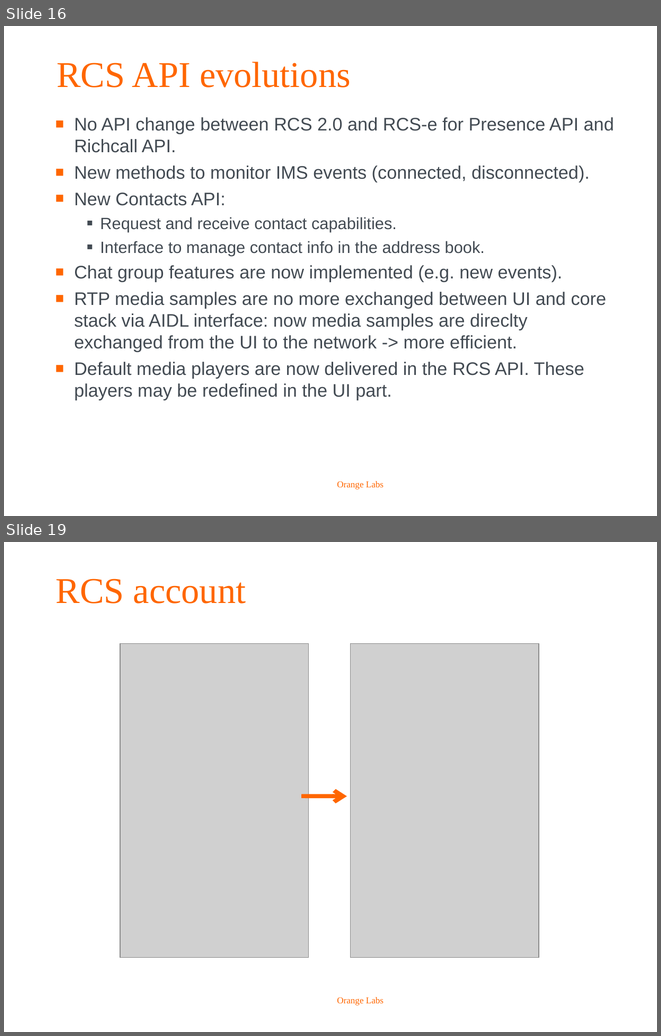
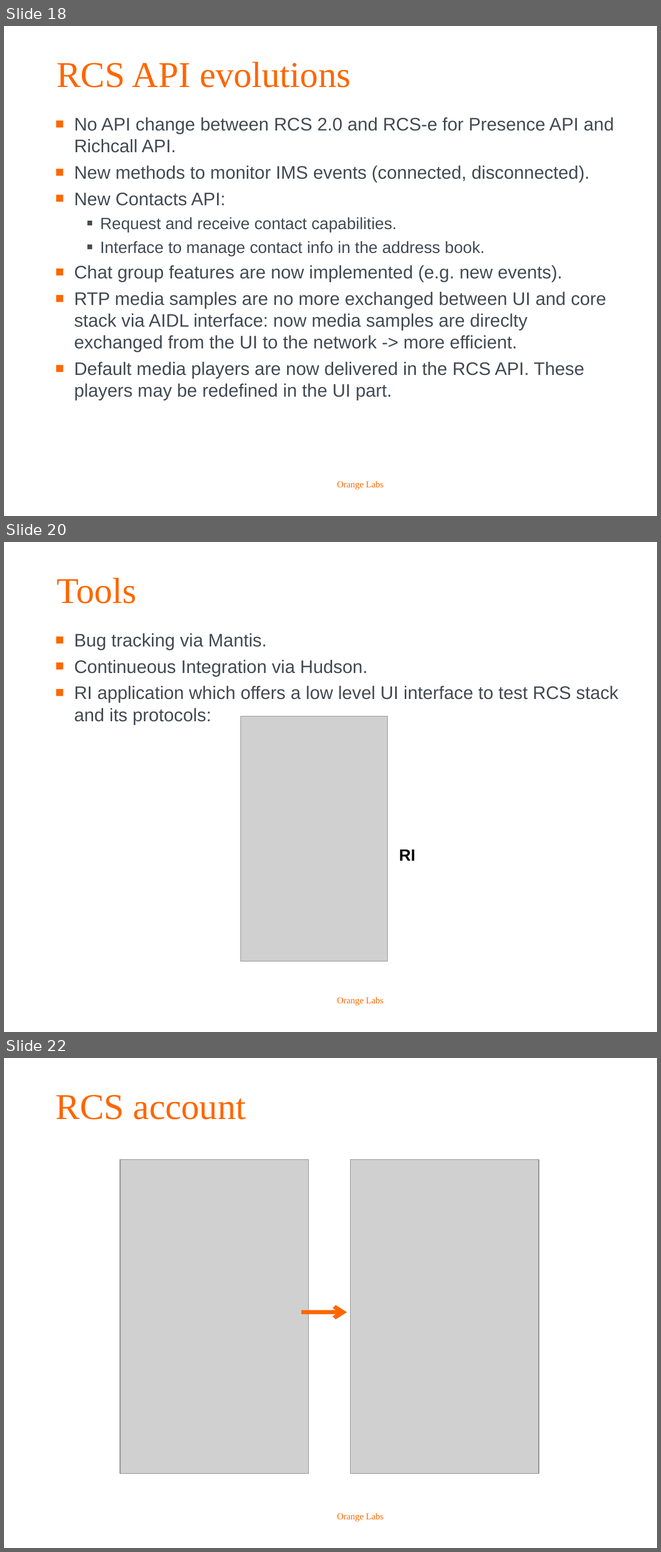
Before and after one commit to biddyweb/android-rcs-ims-stack, a slide deck: doc/roadmap/OrangeLabs_RCS-e_stack_roadmap.ppt. Shown one above the other, each under a label of ours: slides 16 and 19 before the commit, slides 18, 20 and 22 after it; the slides between them are not shown. The pictures are 661x1036 and 661x1552 pixels, drawn with LibreOffice and Linux fonts; fonts in the diff are those of the drawing; grey boxes stand for pictures; background and template pictures are left out. Boxes give left, top, right and bottom in pixels: in the first picture for what was removed or moved away, otherwise in the second. Text is boxed around its words. In the diff, an @@ line names an element or a change of style, - is before the commit and + after.

```diff
--- a/doc/roadmap/OrangeLabs_RCS-e_stack_roadmap.ppt
+++ b/doc/roadmap/OrangeLabs_RCS-e_stack_roadmap.ppt
@@ slide 20 added at (4, 542, 657, 1032), background #FFFFFF; not listed: 1 template element that a slide beside it also shows @@
@@ title added at (56, 578, 136, 603), 40 pt, text #FF6600 @@
+Tools
@@ text added at (74, 633, 618, 724), 20 pt, text #424A52 @@
+■ Bug tracking via Mantis.
+■ Continueous Integration via Hudson.
+■ RI application which offers a low level UI interface to test RCS stack and its protocols:
@@ picture added at (241, 716, 388, 961) @@
@@ text added at (399, 849, 415, 861), 18 pt, text #000000, bold @@
+RI
@@ what was slide 16 is now slide 18 @@
@@ what was slide 19 is now slide 22 @@
```
Also in this commit, not shown: 8 slides changed, 2 other slides added, 1 slide removed, 1 other file.
